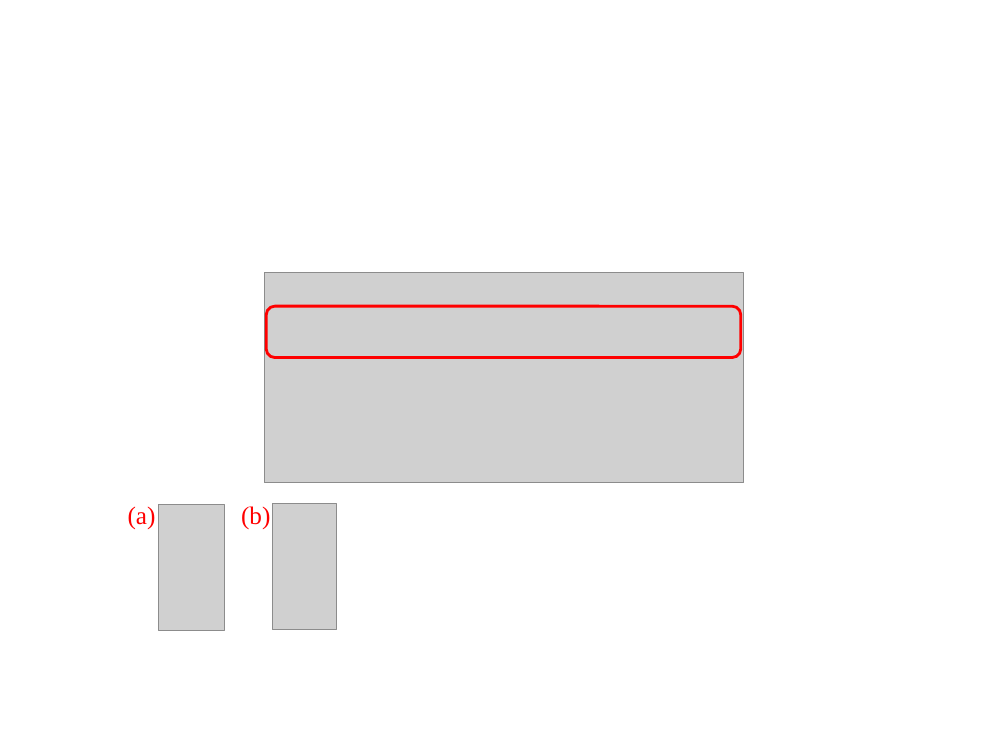
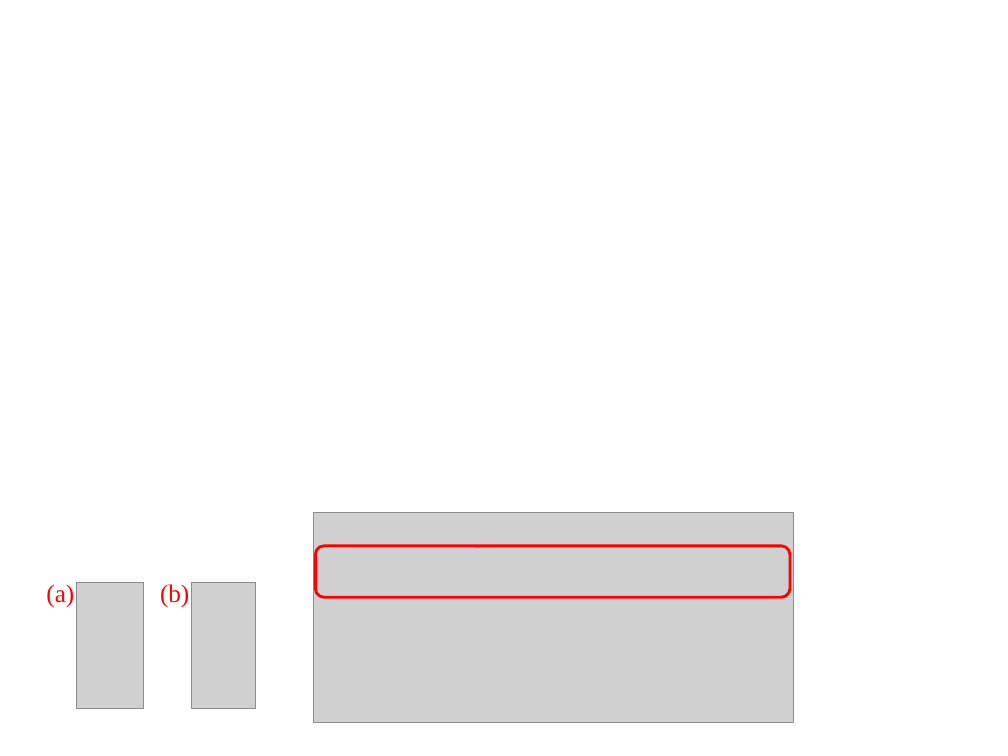
Before and after one commit to svech/Multifitting, a slide deck: slide 41 of manual/Pictures 2.0.pptx. Drawn at 1008x756 pixels with LibreOffice and Linux fonts; fonts in the diff are those of the drawing; grey boxes stand for pictures. Boxes give left, top, right and bottom in pixels: in the first picture for what was removed or moved away, otherwise in the second. Text is boxed around its words. In the diff, an @@ line names an element or a change of style, - is before the commit and + after.

```diff
--- a/manual/Pictures 2.0.pptx
+++ b/manual/Pictures 2.0.pptx
@@ picture: place and size @@
-picture at [264,273,744,483]
+picture at [313,513,793,723]
@@ rounded rectangle: place and size @@
-rounded rectangle at [266,306,741,358]
+rounded rectangle at [316,546,790,598]
@@ 2 pictures, 2 texts: place and size @@
-2 pictures, 2 texts at [128,504,337,630]
+2 pictures, 2 texts at [46,583,256,709]
```
Also in this commit, not shown: 2 other slides changed, 8 other files.
